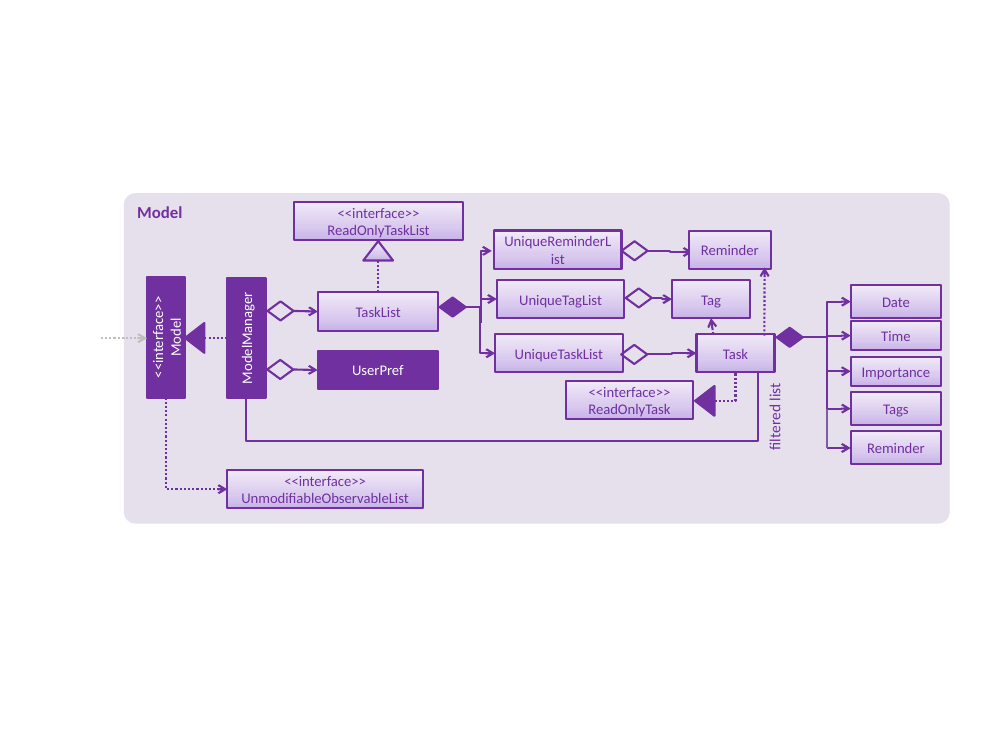
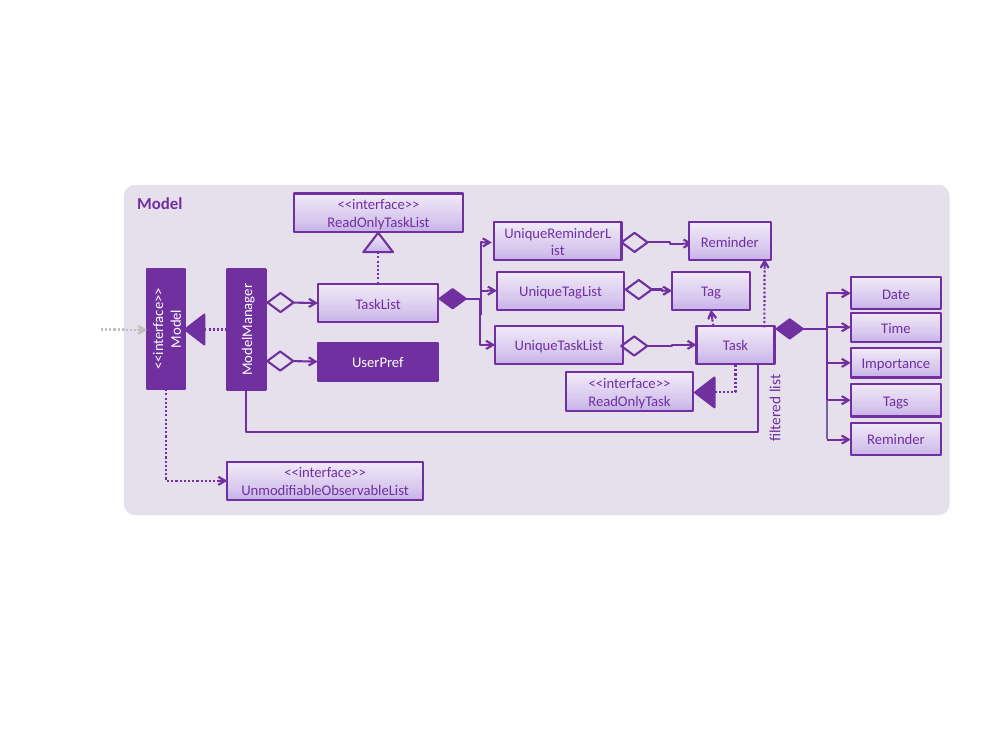
Before and after one commit to CS2103AUG2016-T09-C1/main, a slide deck: slide 7 of docs/diagrams/Diagrams.pptx. Drawn at 1008x756 pixels with LibreOffice and Linux fonts; fonts in the diff are those of the drawing. Boxes give left, top, right and bottom in pixels: in the first picture for what was removed or moved away, otherwise in the second. Text is boxed around its words. In the diff, an @@ line names an element or a change of style, - is before the commit and + after.

```diff
--- a/docs/diagrams/Diagrams.pptx
+++ b/docs/diagrams/Diagrams.pptx
@@ 18 rectangles, 13 elbow arrows, 7 diamonds, 5 arrows, 3 triangles, 2 lines, 2 elbow lines, 1 text, 1 rounded rectangle: place and size @@
-18 rectangles, 13 elbow arrows, 7 diamonds, 5 arrows, 3 triangles, 2 lines, 2 elbow lines, 1 text, 1 rounded rectangle at [101, 194, 950, 524]
+18 rectangles, 13 elbow arrows, 7 diamonds, 5 arrows, 3 triangles, 2 lines, 2 elbow lines, 1 text, 1 rounded rectangle at [101, 184, 950, 515]
```
Also in this commit, not shown: 2 other slides changed, 3 other files.
